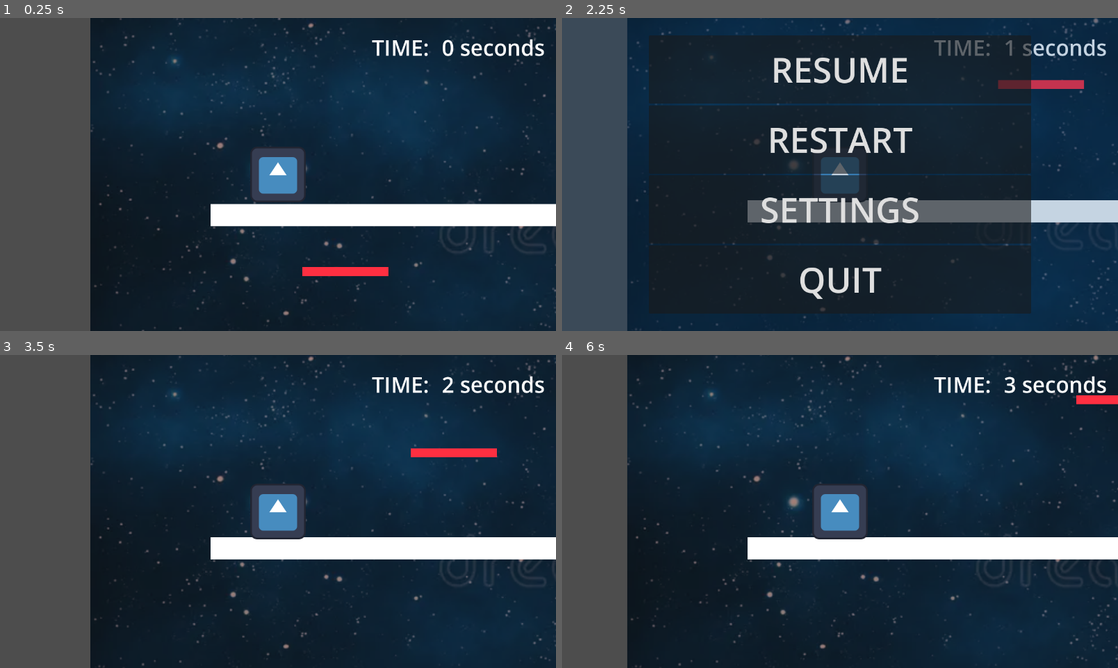
Above: before the commit, frames 1-4 (two rows, left to right).
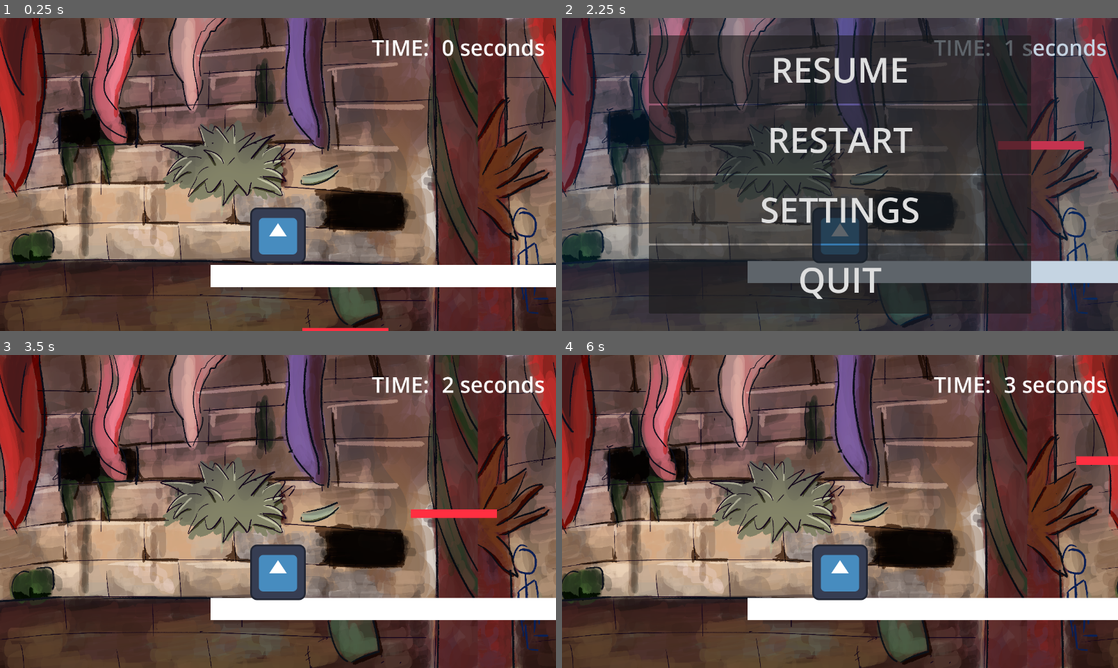
Above: after the commit, the same moments.

Repository: MagusCurt/IGDB-Jam
Game: Godot game, scene res://levels/#base.tscn
Two runs of this game, one before a commit and one after it. Both use one fixed random seed, a clock stepped at 60 frames per second and the inputs below. This scene is started directly instead of the project's main scene. The engine's default icon, where the game draws it, is replaced by a stand-in: a white triangle on a blue panel in a dark square.
Inputs:
- Up to frame 1 (0.25 s): no input
- Up to frame 2 (2.25 s): hold D (right) 0.53-1.25 s; tap P (P) at 0.6, 2.1 s; tap W (up) at 0.77 s; click "RESTART" at 1.25 s; hold D (right) from 2.03 s (still down)
- Up to frame 3 (3.5 s): tap W (up) at 2.27 s; release D (right) at 2.75 s; click "RESTART" at 2.75 s
- Up to frame 4 (6 s): hold A (left) 3.53-4.25 s; tap Space (space) at 3.6 s; tap P (P) at 3.8, 5.1 s; click "RESTART" at 4.25 s; hold D (right) 5.03-5.75 s; tap W (up) at 5.27 s; click "RESUME" at 5.75 s

The runs differ from the first frame. In frame 1, 97% of the frame differs, in the area x 0-100%, y 0-100%; in frame 2, 74%; in frame 3, 97%; in frame 4, 97%.

Commit message:
Added better background

Diff:
--- a/characters/player/player.tscn
+++ b/characters/player/player.tscn
@@ -18,3 +18,4 @@
 texture = ExtResource("2_exd8k")
 
 [node name="Camera2D" type="Camera2D" parent="."]
+offset = Vector2(0, -140)
--- a/levels/#base.tscn
+++ b/levels/#base.tscn
@@ -1,9 +1,10 @@
-[gd_scene load_steps=8 format=3 uid="uid://ywqdmn8dv782"]
+[gd_scene load_steps=9 format=3 uid="uid://ywqdmn8dv782"]
 
 [ext_resource type="Texture2D" uid="uid://br64d3rdimem5" path="res://levels/space background.png" id="1_xpodc"]
 [ext_resource type="PackedScene" uid="uid://8hc7dyykxvqg" path="res://characters/player/player.tscn" id="2_ingcu"]
 [ext_resource type="Script" uid="uid://b78wpbt6pvtls" path="res://levels/path_follow_2d.gd" id="4_afuap"]
 [ext_resource type="PackedScene" uid="uid://hx5gwr64e0n6" path="res://ui/game_ui/gui.tscn" id="5_77yn0"]
+[ext_resource type="Texture2D" uid="uid://btdy51eg76pep" path="res://concept.png" id="5_xpodc"]
 
 [sub_resource type="RectangleShape2D" id="RectangleShape2D_0e48y"]
 size = Vector2(375, 52)
@@ -19,6 +20,7 @@
 [node name="Node2D" type="Node2D"]
 
 [node name="TextureRect" type="TextureRect" parent="."]
+visible = false
 modulate = Color(0.713726, 0.533333, 0.509804, 0.847059)
 offset_left = 568.0
 offset_top = -308.0
@@ -80,3 +82,16 @@
 color = Color(1, 0.184314, 0.254902, 1)
 
 [node name="GUI" parent="." instance=ExtResource("5_77yn0")]
+
+[node name="ParallaxBackgeound" type="ParallaxBackground" parent="."]
+
+[node name="Parallax2D" type="Parallax2D" parent="ParallaxBackgeound"]
+scroll_scale = Vector2(1.5, 1)
+repeat_size = Vector2(1280, 0)
+repeat_times = 10
+
+[node name="TextureRect" type="TextureRect" parent="ParallaxBackgeound/Parallax2D"]
+offset_right = 1280.0
+offset_bottom = 720.0
+texture = ExtResource("5_xpodc")
+expand_mode = 1
Binary file added: concept.png
Not shown, added: concept.png.import
